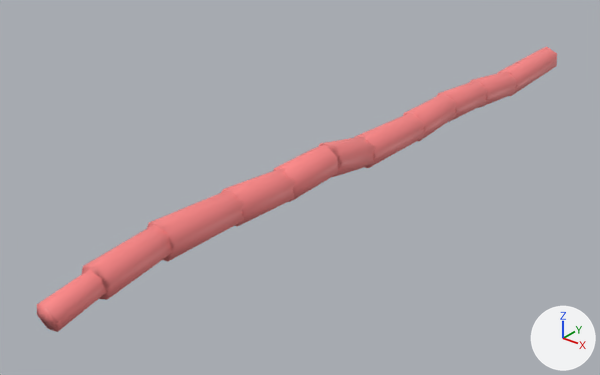
The glTF model public/data/plots/sample/media/qsm/225.glb, before and after one commit.
One viewpoint serves both versions: a 50 mm camera at (-3.98, -6.37, 2.86) aimed at (-6.74, -2.92, 0.72). Every picture has the same lights, and +X, +Y and +Z are marked at lower right. The older version comes first. Vertices at exactly the same position are counted once.
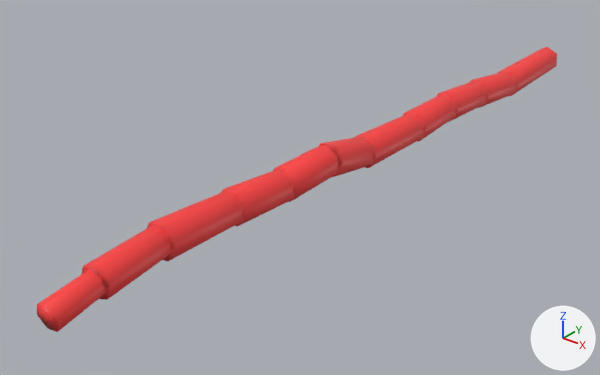
The change in detail:
me_mesh_0 has 144 vertices, 264 faces and spans x -6.57..-6.31, y -4.92..-0.13, z 0.78..1.14.
me_mesh_0 is used by ob_mesh_0; location (0.0, 0.0, 0.0).
me_mesh_0 part 1: 264 faces centred in x -6.56..-6.32, y -4.92..-0.13, z 0.79..1.14 are repainted in the vertex colours; the middle colour goes from pink #ff8888 to red #ff3f3f.

Where the change shows, as pixel boxes [x1, y1, x2, y2] in the pictures (600 x 375 px):
part 1 of me_mesh_0, recoloured
    both: [37, 47, 557, 332]
